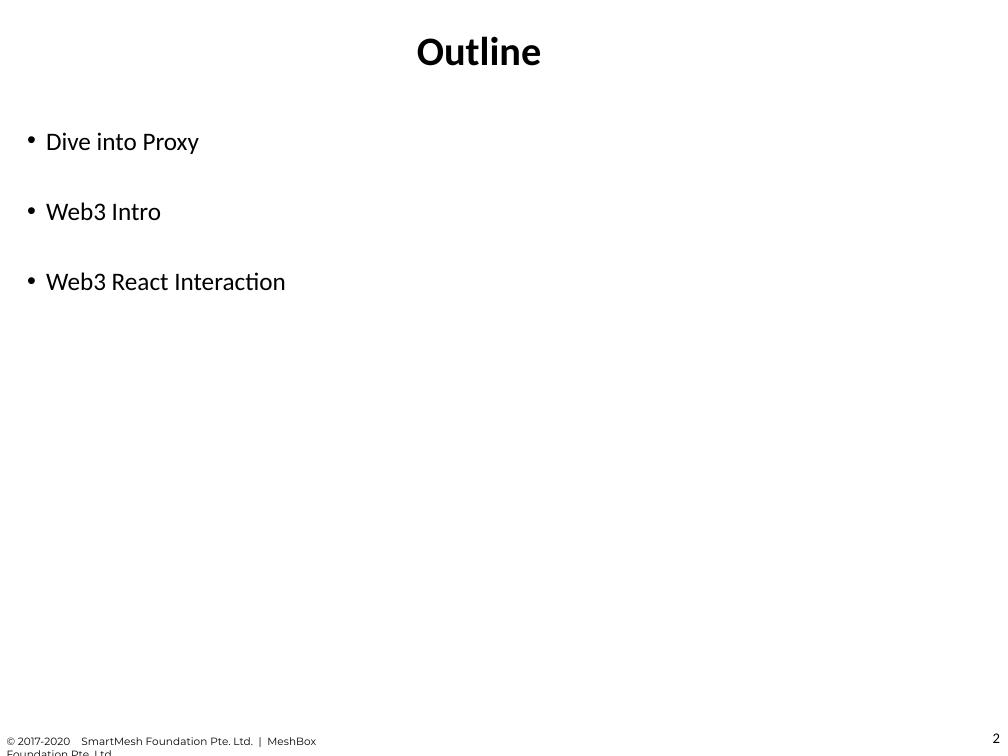
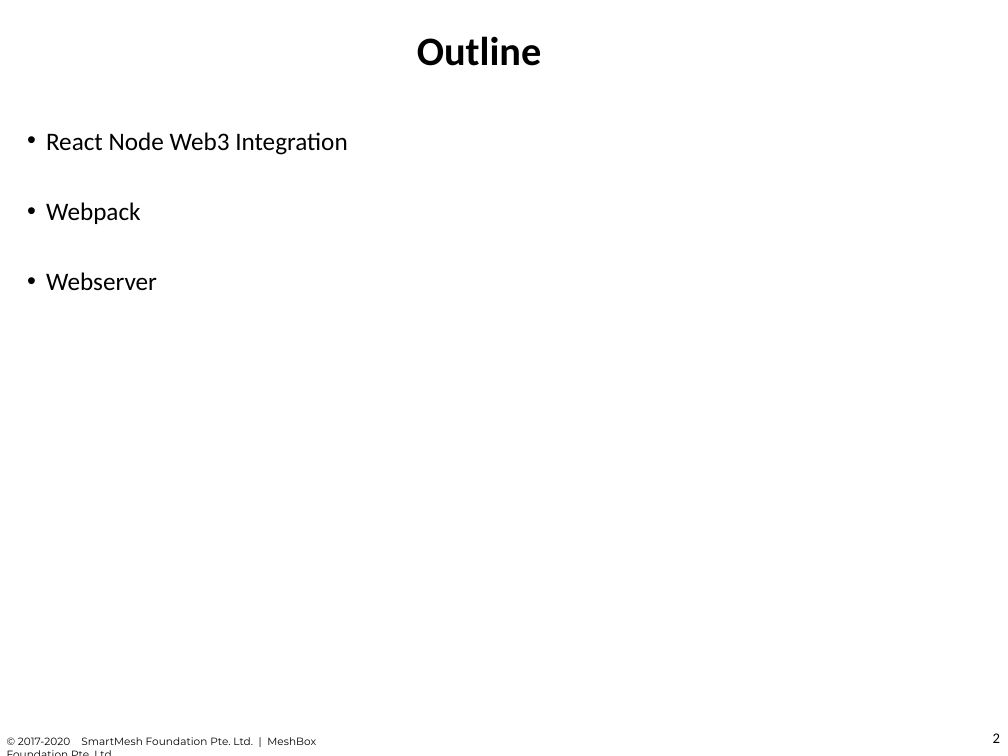
Before and after one commit to chuacw/SGUS-Slides, a slide deck: slide 2 of BCI - Day15 - Webpack http server and production.pptx. Drawn at 1008x756 pixels with LibreOffice and Linux fonts; fonts in the diff are those of the drawing. Boxes give left, top, right and bottom in pixels: in the first picture for what was removed or moved away, otherwise in the second. Text is boxed around its words. In the diff, an @@ line names an element or a change of style, - is before the commit and + after.

```diff
--- a/BCI - Day15 - Webpack http server and production.pptx
+++ b/BCI - Day15 - Webpack http server and production.pptx
@@ text at [46,132,347,291]: text changed @@
-• Dive into Proxy
-• Web3 Intro
-• Web3 React Interaction
+• React Node Web3 Integration
+• Webpack
+• Webserver
```
Also in this commit, not shown: 5 other slides changed, 1 other file.
